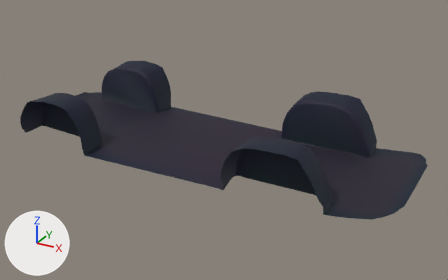
One commit to the glTF model model/parts/unsorted_03.glb: the scene before it, then after it.
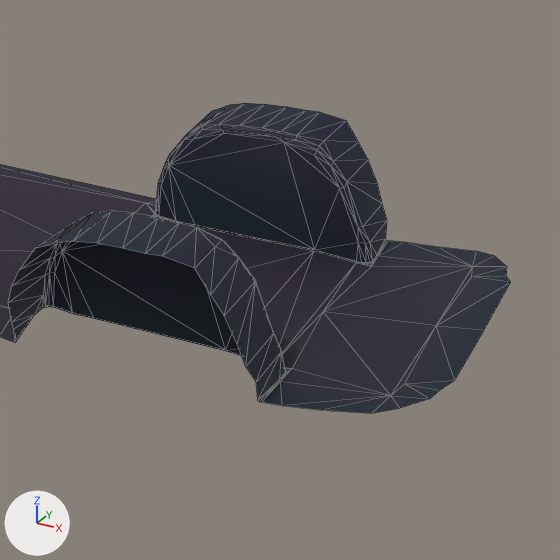
Old and new are each drawn whole from a 50 mm camera at (3.53, -6.01, 3.47) aimed at (0.22, 0.02, 0.45) and again close up on the part from 48% to 100% of the width and 18% to 100% of the height. The axes (+X, +Y, +Z) are drawn at lower left. The lights are the same throughout. The older version's two pictures come first. The close-ups show mesh edges as thin lines. Where no turn or scale is listed for an object, it has been applied to the vertices. Vertices at exactly the same position are counted once.

Before the edit, the objects in view are built like this:
```python
me_black_12 = bpy.data.meshes.new('black_12')
me_black_12.from_pydata(...)  # 469 vertices, 676 faces; spans x -2.44..2.53, y -0.99..0.99, z -0.77..-0.15
me_black_12.materials.append(mat_black_001)
ob_black_12 = bpy.data.objects.new('black_12', me_black_12)
ob_black_12.location = (-0.01, 0.0, 1.086)
```
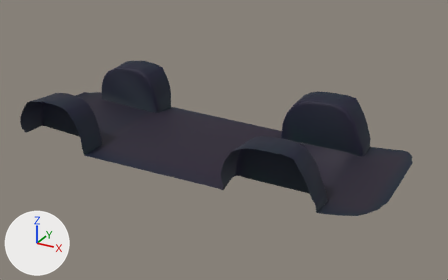
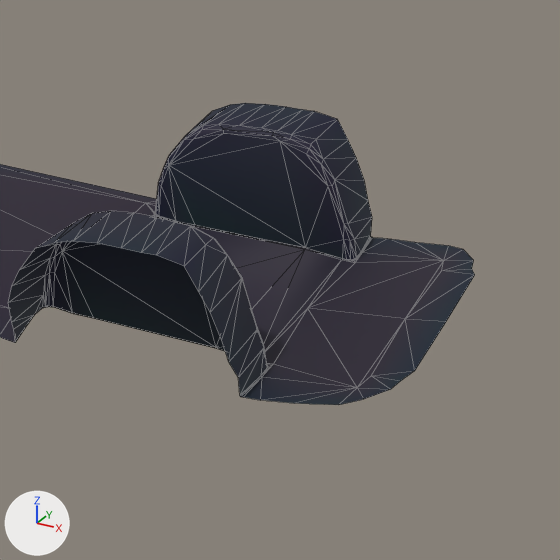
Changed parts and their boxes (x1, y1, x2, y2) in the close-ups (560 x 560 px; the box of a moved part takes in the faces that stretch with it):
'black_12', reshaped
    before: (0, 103, 511, 413)
    after: (0, 103, 475, 405)
part 1 of me_black_12, moved or reshaped
    before: (84, 107, 511, 413)
    after: (84, 107, 475, 405)

The change in detail:
me_black_12 is used by ob_black_12; location (-0.01, 0.0, 1.086).
me_black_12 had 469 vertices, 676 faces and spanned x -2.44..2.53, y -0.99..0.99, z -0.77..-0.15.
me_black_12 now has 468 vertices, 676 faces and spans x -2.44..2.37, y -0.99..0.99, z -0.77..-0.15.
Part 1, on me_black_12:
7 vertices are removed from x 1.58..1.88, y -0.58..0.9, z -0.74..-0.73.
41 faces are deleted.
29 vertices in x 1.83..1.87, y -0.9..0.9, z -0.74..-0.64 move by (-0.08, 0.0, 0.0).
26 vertices in x 1.77..1.85, y -0.96..0.96, z -0.74..-0.47 move by (-0.07, 0.0, 0.0).
14 vertices in x 1.55..1.58, y -0.97..0.97, z -0.73..-0.18 move by (-0.04, 0.0, 0.0).
8 vertices in x 1.65..1.71, y -0.97..0.97, z -0.38..-0.27 move by (-0.06, 0.0, 0.0).
8 vertices in x 1.34..1.43, y -0.97..0.97, z -0.19..-0.15 move by (-0.02, 0.0, 0.0).
7 vertices in x 2.33..2.39, y -0.81..0.81, z -0.69..-0.66 move by (-0.14, 0.0, 0.0).
38 vertices move from x 1.34..2.53, y -0.98..0.98, z -0.74..-0.16 to x 1.33..2.37, y -0.98..0.98, z -0.74..-0.16.
6 vertices are added at (1.73, 0.58, -0.74), (1.73, -0.58, -0.74), (1.73, 0.58, -0.74), (1.75, 0.0, -0.74), (1.54, 0.58, -0.73), (1.77, 0.9, -0.73).
41 new faces join them.
